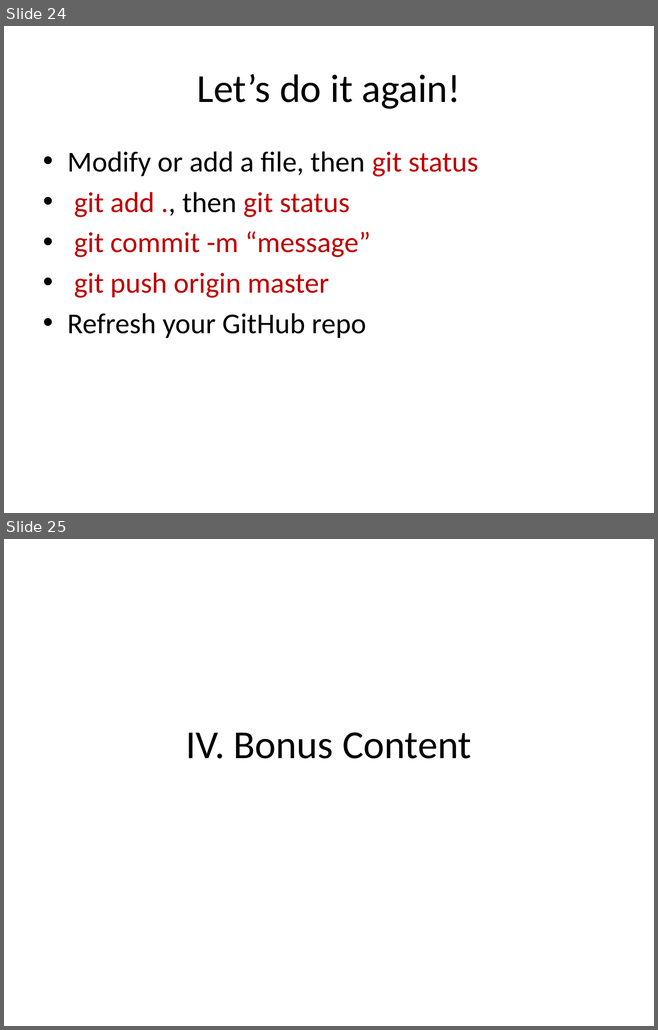
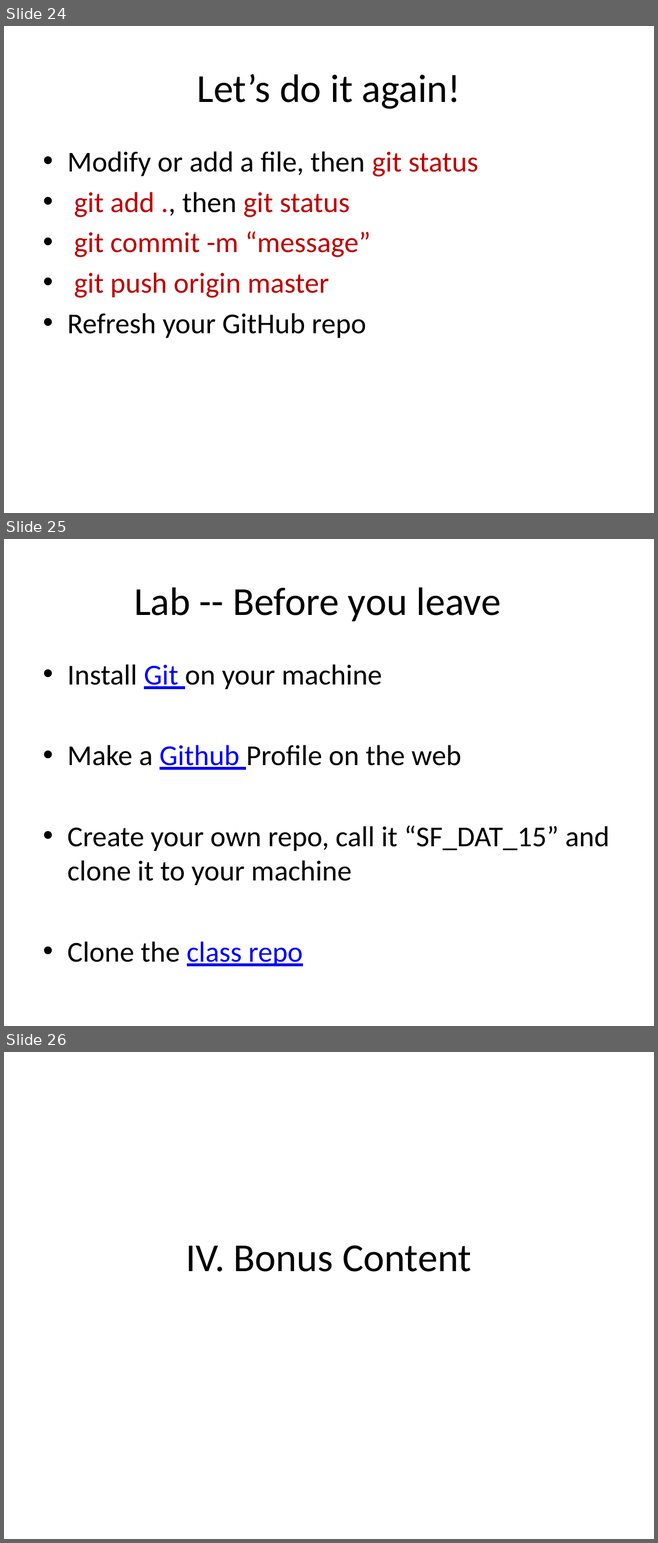
Before and after one commit to sinanuozdemir/SF_DAT_15, a slide deck: slides/01_git_github.pptx. Shown one above the other, each under a label of ours: slides 24 and 25 before the commit, slides 24, 25 and 26 after it. The pictures are 658x1030 and 658x1543 pixels, drawn with LibreOffice and Linux fonts; fonts in the diff are those of the drawing. Boxes give left, top, right and bottom in pixels: in the first picture for what was removed or moved away, otherwise in the second. Text is boxed around its words. In the diff, an @@ line names an element or a change of style, - is before the commit and + after.

Commit message:
changed github slides

```diff
--- a/slides/01_git_github.pptx
+++ b/slides/01_git_github.pptx
@@ slide 25 added at [4, 539, 654, 1026], background #FFFFFF @@
@@ title added at [134, 587, 501, 621], 44 pt, text #000000 @@
+Lab -- Before you leave
@@ text added at [67, 664, 609, 966], 32 pt, text #000000 @@
+• Install Git on your machine
+• Make a Github Profile on the web
+• Create your own repo, call it “SF_DAT_15” and clone it to your machine
+• Clone the class repo
@@ what was slide 25 is now slide 26 @@
```
Also in this commit, not shown: 4 other files.
